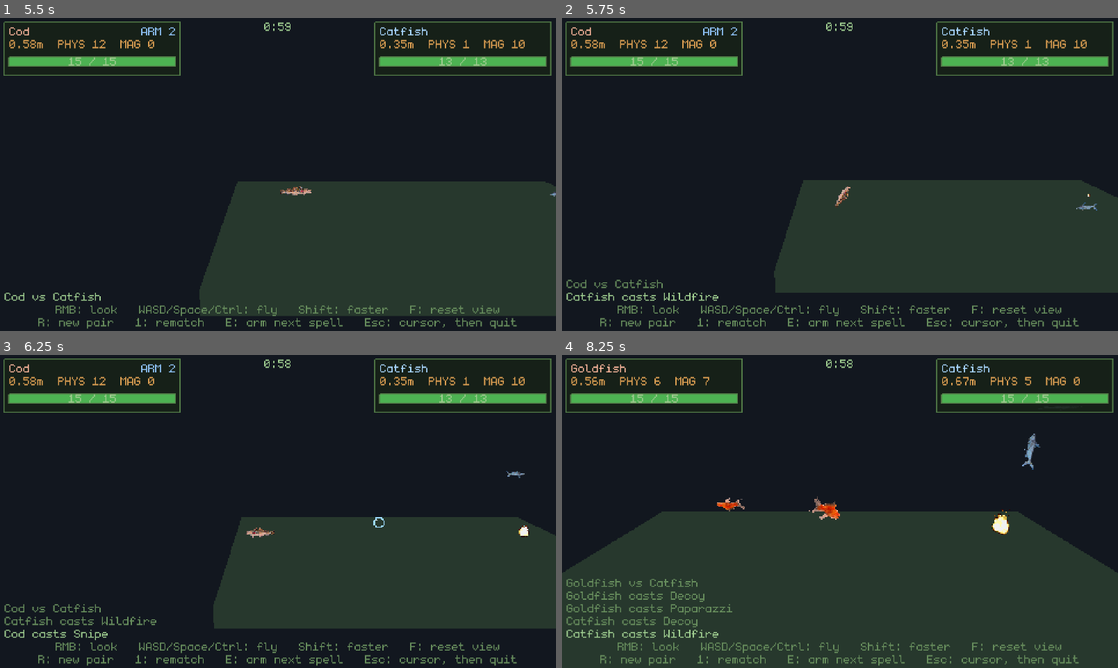
Above: before the commit, frames 1-4 (two rows, left to right).
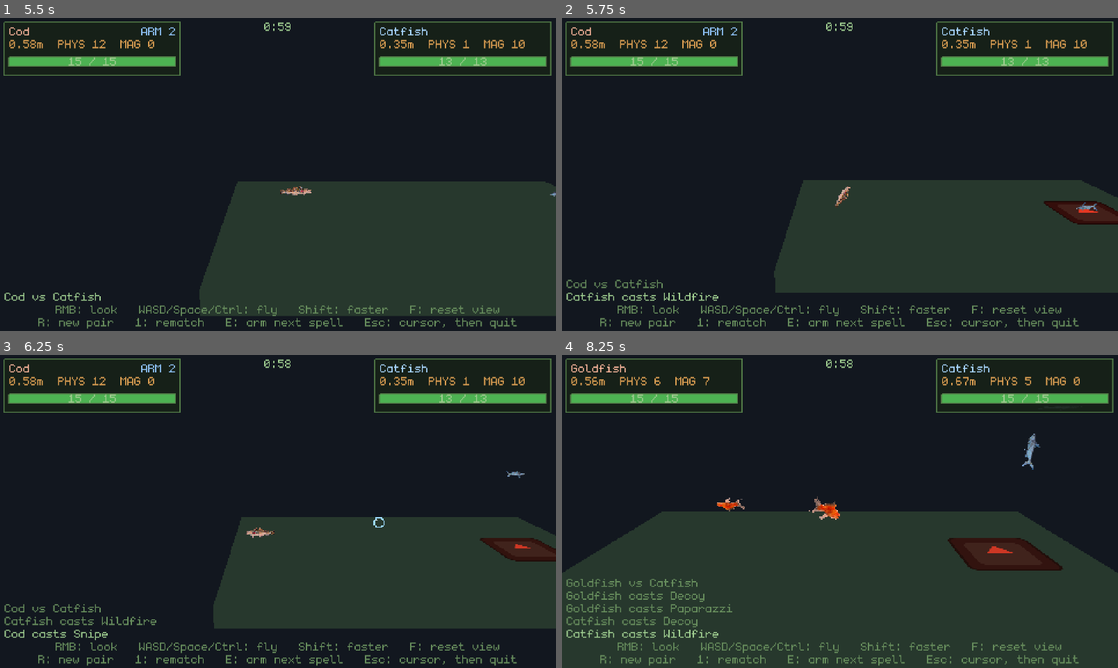
Above: after the commit, the same moments.

Repository: poissew/fishing-game
Game: Godot game, scene res://dev/TestArena.tscn
The game is run twice, just before and just after one commit, with the same random seed, the same clock (stepped at 60 frames per second) and the same inputs. This scene is started directly instead of the project's main scene. The engine's default icon, where the game draws it, is replaced by a stand-in: a white triangle on a blue panel in a dark square.
Inputs (mouse positions are in pixels of both pictures, inside the frame that each line leads up to):
- Up to frame 1 (5.5 s): tap Enter (ui_accept) at 0.5, 0.77, 3.77 s; move the mouse to (400, 158) at 0.52 s; hold D (right) 0.53-1.25 s; hold E (interact) 0.53-1.25 s; click (400, 158) at 0.67 s; drag from (166, 190) to (250, 237) at 1.27 s; move the mouse to (333, 105) at 2.02 s; hold D (right) 2.03-2.75 s; tap Space at 2.1 s; drag from (250, 237) to (111, 127) at 2.77 s; move the mouse to (444, 221) at 3.52 s; hold A (left) 3.53-4.25 s; hold Shift 3.53-4.25 s; drag from (111, 127) to (194, 96) at 4.27 s; move the mouse to (305, 174) at 5.02 s; hold S (backward) from 5.03 s (still down); tap R at 5.1 s; click (305, 174) at 5.17 s
- Up to frame 2 (5.75 s): keep holding S (backward)
- Up to frame 3 (6.25 s): release S (backward) at 5.75 s; drag from (194, 433) to (166, 527) at 5.77 s
- Up to frame 4 (8.25 s): move the mouse to (962, 495) at 6.52 s; hold W (forward) 6.53-7.25 s; tap 1 at 6.6 s; tap Enter (ui_accept) at 6.77 s; drag from (728, 527) to (812, 574) at 7.27 s; move the mouse to (895, 442) at 8.02 s; hold S (backward) from 8.03 s (still down); tap F at 8.1 s

Frame 1 is identical in both runs. In frame 2, 0.7% of the frame differs, in the area x 86-100%, y 56-66%; in frame 3, 0.8%; in frame 4, 1.8%, in the area x 69-91%, y 49-69%.

Commit message:
fix: changed placeholder wildfire graphic

Diff:
--- a/classes/battle_fish.gd
+++ b/classes/battle_fish.gd
@@ -1166,7 +1166,12 @@
 ## rather than under it, like every other effect, so it stays where it was lit
 ## and outlives the fish that lit it.
 func _light_zone(spell: BurnZoneSpellData, damage: int) -> void:
-	var zone := SpellFireZone.light(_effect_parent(), global_position, spell, damage, self)
+	# On the floor, not at the middle of the fish: the marker shows the ground
+	# the zone covers, so it has to be on the ground. A resting fish sits half
+	# its drawn height above it.
+	var ground := global_position
+	ground.y -= _sprite_height(world_length()) * 0.5
+	var zone := SpellFireZone.light(_effect_parent(), ground, spell, damage, self)
 	if zone != null:
 		zone.hit_fish.connect(_on_bubble_hit)
 
--- a/classes/spells/burn_zone_spell_data.gd
+++ b/classes/spells/burn_zone_spell_data.gd
@@ -6,6 +6,9 @@
 ## that scales off how hard the fish hits rather than off what it knows. The
 ## same choice is what makes the burn count as physical damage on the way in,
 ## so `ArmourSpellData` takes the edge off it like any other punch.
+##
+## It is drawn as a flat marker on the floor rather than as a puff of flame,
+## because the useful thing about a damage zone is knowing exactly where it is.
 ##
 ## The zone does not burn whoever lit it. A fish lands in the middle of its own
 ## fire every time it drops one, so anything else would be a spell that kills
@@ -29,11 +32,13 @@
 @export var damage_scale: float = 0.25
 
 @export_category("Look")
-## The animation the patch plays. It is stretched over the whole `duration`
-## rather than looped, so a zone flares up and burns down to smoke on its own.
-@export var frames: SpriteFrames
-## World height it is drawn at.
-@export_range(0.05, 5.0, 0.05, "suffix:m") var zone_size: float = 0.55
+## Laid flat on the ground and drawn at exactly `radius` across, so the marker
+## and the hitbox are the same thing and the zone can be read at a glance.
+## Left empty, SpellFireZone falls back to the project icon.
+@export var texture: Texture2D
+## What it is drawn in. The alpha is the marker's own: it pulses between a
+## share of this while it burns and fades out at the end.
+@export var tint: Color = Color(1.0, 0.22, 0.14, 0.88)
 
 ## A share of the caster's physical damage - `caster_power` is phys_dmg for a
 ## PHYSICAL spell, which is the whole reason this one is typed that way.
--- a/classes/spells/spell_fire_zone.gd
+++ b/classes/spells/spell_fire_zone.gd
@@ -1,20 +1,35 @@
-## A patch of burning floor: it sits where it was lit, burns anything standing
-## in it on a timer, and goes out on its own.
+## A patch of burning floor: a flat marker lying on the ground where it was lit,
+## burning anything standing on it on a timer, until it goes out.
+##
+## Drawn as a **ground quad rather than an upright sprite**, so what the player
+## sees is the ground the zone actually covers - it is drawn at exactly `radius`
+## across, so the picture and the hitbox are the same thing. A `Decal` would be
+## the other way to do it, but the project's feature tag is GL Compatibility and
+## Godot does not render decals there at all; a flat unshaded quad looks the
+## same on a flat floor and works under either renderer.
 ##
 ## Like SpellBubble it carries everything it needs - the damage rolled when it
 ## was lit, and the team of whoever lit it - so it keeps burning after that fish
 ## has been freed. And like the bubble, its own `_may_hit()` is the team half of
 ## BattleFish.can_hit() without the "is the attacker still alive" half, because
 ## fire does not care.
-##
-## The animation is **stretched over the whole duration** rather than looped:
-## the frames it is given start as a flare and end in smoke, which is exactly
-## the shape of a fire burning itself out, so one slow playthrough is the whole
-## effect. `speed_scale` is what does it.
 class_name SpellFireZone
-extends AnimatedSprite3D
+extends Sprite3D
 
-const DEFAULT_ANIM := &"default"
+## Used when the spell brings no texture of its own.
+const DEFAULT_TEXTURE: Texture2D = preload("res://icon.svg")
+
+## How far above the floor the marker sits. Enough to stay out of the floor's
+## own depth, little enough that it still reads as lying on it.
+const GROUND_LIFT := 0.02
+
+## The marker breathes rather than sitting flat and dead, so a zone that is
+## still burning is told apart at a glance from one that is about to go out.
+const PULSE_MIN := 0.78
+const PULSE_MAX := 1.00
+const PULSE_RATE := 1.6
+## Share of the burn left over which it fades away.
+const FADE_LAST := 0.25
 
 ## Fired when the fire takes health off something, so whoever lit it can report
 ## the damage as its own.
@@ -26,12 +41,14 @@
 var _caster: BattleFish = null
 var _left := 0.0
 var _timer := 0.0
+var _base_alpha := 1.0
 
-## Lights a patch at `origin`. The caller adds nothing else - it burns, it
-## reports what it burnt, and it frees itself.
+## Lights a patch at `origin`, which is the floor the fish came down on. The
+## caller adds nothing else - it burns, it reports what it burnt, and it frees
+## itself.
 static func light(parent: Node3D, origin: Vector3, spell: BurnZoneSpellData,
 		damage: int, caster: BattleFish) -> SpellFireZone:
-	if parent == null or spell == null or spell.frames == null or caster == null:
+	if parent == null or spell == null or caster == null:
 		return null
 	var zone := SpellFireZone.new()
 	zone._spell = spell
@@ -40,27 +57,31 @@
 	zone._team = caster.team
 	zone._left = spell.duration
 	zone._timer = spell.interval
-	zone.sprite_frames = spell.frames
-	zone.animation = zone._first_animation()
-	zone.billboard = BaseMaterial3D.BILLBOARD_ENABLED
+	zone.texture = spell.texture if spell.texture != null else DEFAULT_TEXTURE
+	zone.modulate = spell.tint
+	zone._base_alpha = spell.tint.a
 	zone.texture_filter = BaseMaterial3D.TEXTURE_FILTER_NEAREST
-	zone.alpha_cut = SpriteBase3D.ALPHA_CUT_DISCARD
 	zone.shaded = false
-	zone.pixel_size = zone._pixel_size_for(spell.zone_size)
-	# Stood on the ground rather than centred on it: the offset lifts the image
-	# by half its own height, so its bottom edge is where the fish landed.
-	var texture := spell.frames.get_frame_texture(zone.animation, 0)
-	if texture != null:
-		zone.offset = Vector2(0.0, texture.get_height() * 0.5)
+	# Blended rather than cut out: the marker is meant to be seen through, and
+	# it fades as the fire burns down.
+	zone.alpha_cut = SpriteBase3D.ALPHA_CUT_DISABLED
+	zone.pixel_size = zone._pixel_size_for(spell.radius * 2.0)
 	parent.add_child(zone)
-	zone.global_position = origin
+	zone.global_position = origin + Vector3.UP * GROUND_LIFT
+	# Face up. Rotations are set after the node is in the tree so the parent's
+	# own basis is accounted for.
+	zone.global_rotation = Vector3(-PI * 0.5, 0.0, 0.0)
 	return zone
 
-func _ready() -> void:
-	# One playthrough stretched over the whole burn. A zone that outlasts its
-	# own animation would otherwise stand there on the last frame.
-	speed_scale = _anim_length() / maxf(_spell.duration, 0.01) if _spell != null else 1.0
-	play()
+func _process(_delta: float) -> void:
+	if _spell == null:
+		return
+	var spent := 1.0 - clampf(_left / maxf(_spell.duration, 0.01), 0.0, 1.0)
+	var pulse := lerpf(PULSE_MIN, PULSE_MAX,
+		0.5 + 0.5 * sin(spent * _spell.duration * TAU * PULSE_RATE))
+	# Dying away over the last of it, so a zone about to go out looks like one.
+	var fade := clampf((1.0 - spent) / FADE_LAST, 0.0, 1.0)
+	modulate.a = _base_alpha * pulse * fade
 
 func _physics_process(delta: float) -> void:
 	if _spell == null:
@@ -104,27 +125,10 @@
 		return false
 	return _team < 0 or fish.team != _team
 
-func _first_animation() -> StringName:
-	if sprite_frames == null:
-		return DEFAULT_ANIM
-	if sprite_frames.has_animation(DEFAULT_ANIM):
-		return DEFAULT_ANIM
-	var names := sprite_frames.get_animation_names()
-	return StringName(names[0]) if not names.is_empty() else DEFAULT_ANIM
-
-## Seconds one playthrough would take at the frames' own speed.
-func _anim_length() -> float:
-	if sprite_frames == null or not sprite_frames.has_animation(animation):
-		return 1.0
-	var speed := sprite_frames.get_animation_speed(animation)
-	if speed <= 0.0:
-		return 1.0
-	return sprite_frames.get_frame_count(animation) / speed
-
-## Sized off the first frame's height, the same way the blast and the bubble
-## are sized off theirs.
-func _pixel_size_for(height: float) -> float:
-	var texture := sprite_frames.get_frame_texture(animation, 0) if sprite_frames != null else null
-	if texture == null or texture.get_height() <= 0:
+## Sized off the texture's own width, so the marker is `width` world units
+## across whatever resolution the art was drawn at - the same trick the blast
+## and the bubble use.
+func _pixel_size_for(width: float) -> float:
+	if texture == null or texture.get_width() <= 0:
 		return 0.01
-	return height / float(texture.get_height())
+	return width / float(texture.get_width())
--- a/data/spells/wildfire.tres
+++ b/data/spells/wildfire.tres
@@ -1,7 +1,6 @@
 [gd_resource type="Resource" script_class="BurnZoneSpellData" format=3]
 
 [ext_resource type="Script" path="res://classes/spells/burn_zone_spell_data.gd" id="1_wfir"]
-[ext_resource type="SpriteFrames" uid="uid://cmvxh4wegm7xa" path="res://sprites/spells/explosion.tres" id="2_wfir"]
 
 [resource]
 script = ExtResource("1_wfir")
@@ -16,5 +15,4 @@
 duration = 4.0
 interval = 0.5
 damage_scale = 0.25
-frames = ExtResource("2_wfir")
-zone_size = 0.55
+tint = Color(1.0, 0.22, 0.14, 0.88)
Not shown, changed: CLAUDE.md
